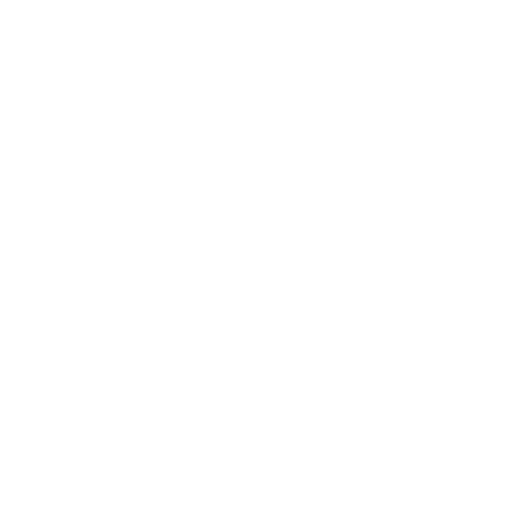
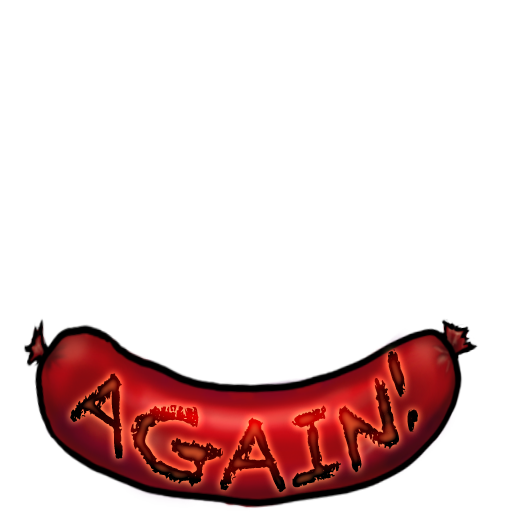
Two versions of the same layered image (512×512). Layer-by-layer changes:
renamed "blissed out" to "AGAIN!", blend normal → overlay, painted on it over box(70, 318, 478, 493)
added layer "Layer 2" above "GAME OVER" over box(23, 318, 478, 509)
